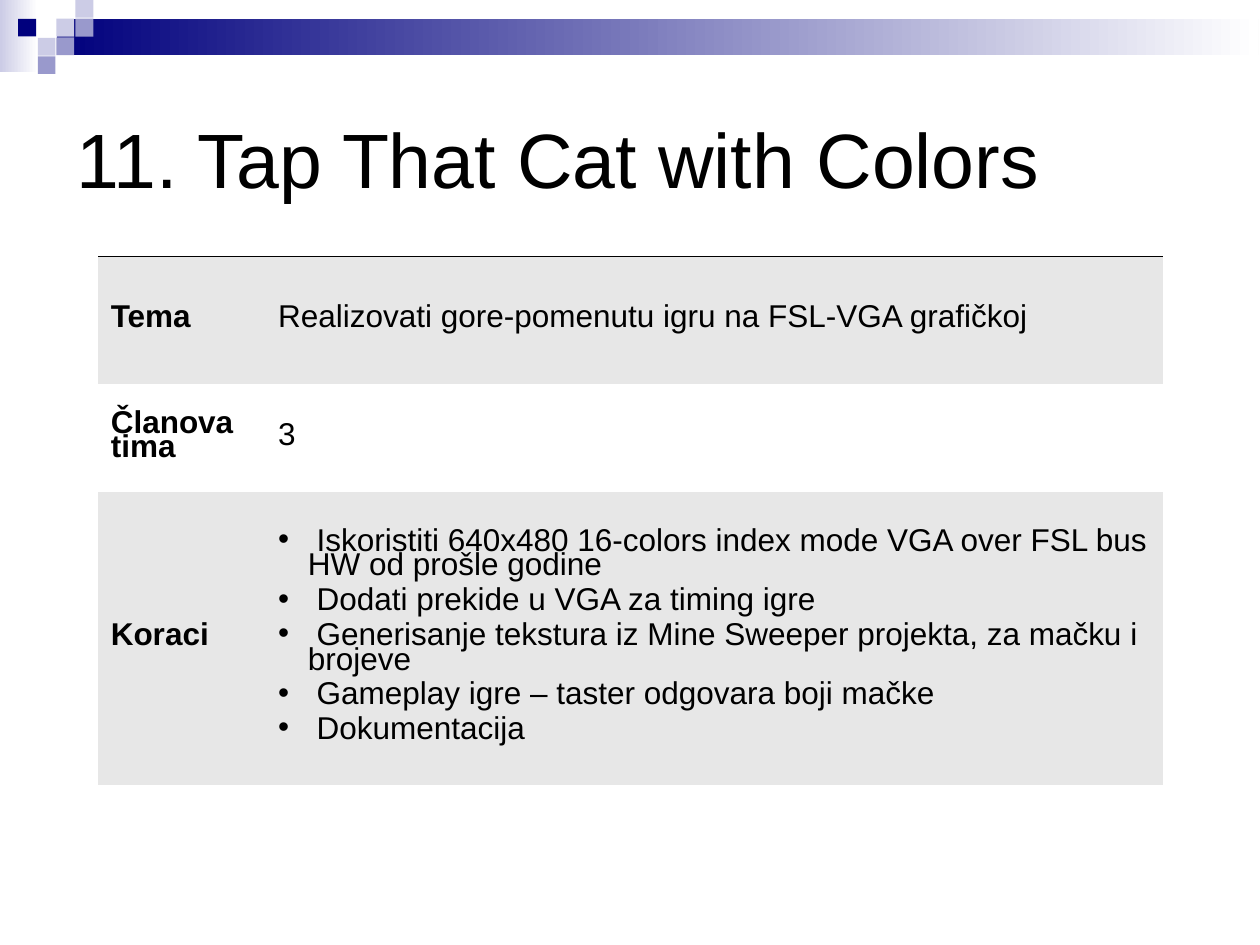
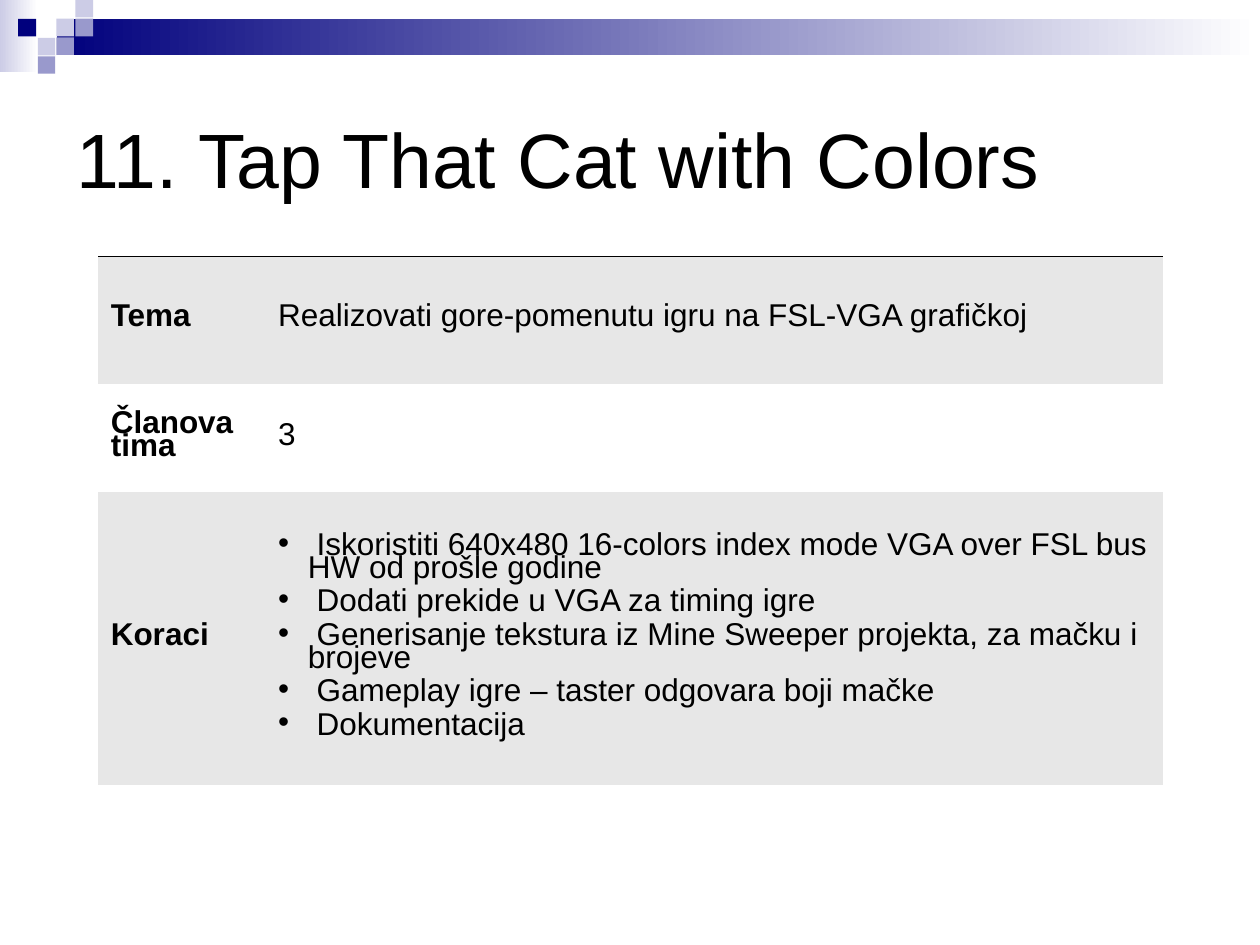
Before and after one commit to stefankoncarevic/projects_2018, a slide deck: slide 13 of LPRS2_projekti.ppt. Drawn at 1260x945 pixels with LibreOffice and Linux fonts; fonts in the diff are those of the drawing. Boxes give left, top, right and bottom in pixels: in the first picture for what was removed or moved away, otherwise in the second. Text is boxed around its words. In the diff, an @@ line names an element or a change of style, - is before the commit and + after.

```diff
--- a/LPRS2_projekti.ppt
+++ b/LPRS2_projekti.ppt
@@ table at (x1=98, y1=256, x2=1163, y2=785) @@
@@ line spacing 0.69 to 0.65 @@
```
Also in this commit, not shown: 19 other slides changed.
